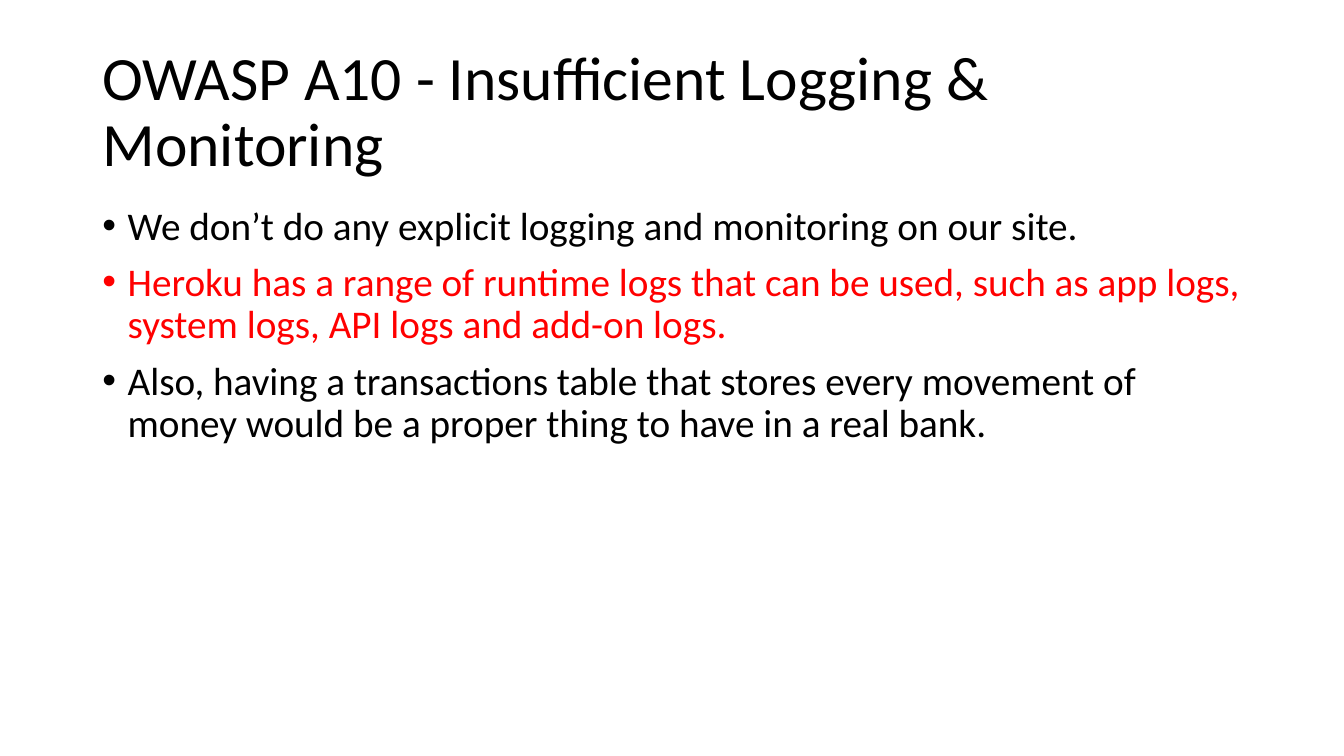
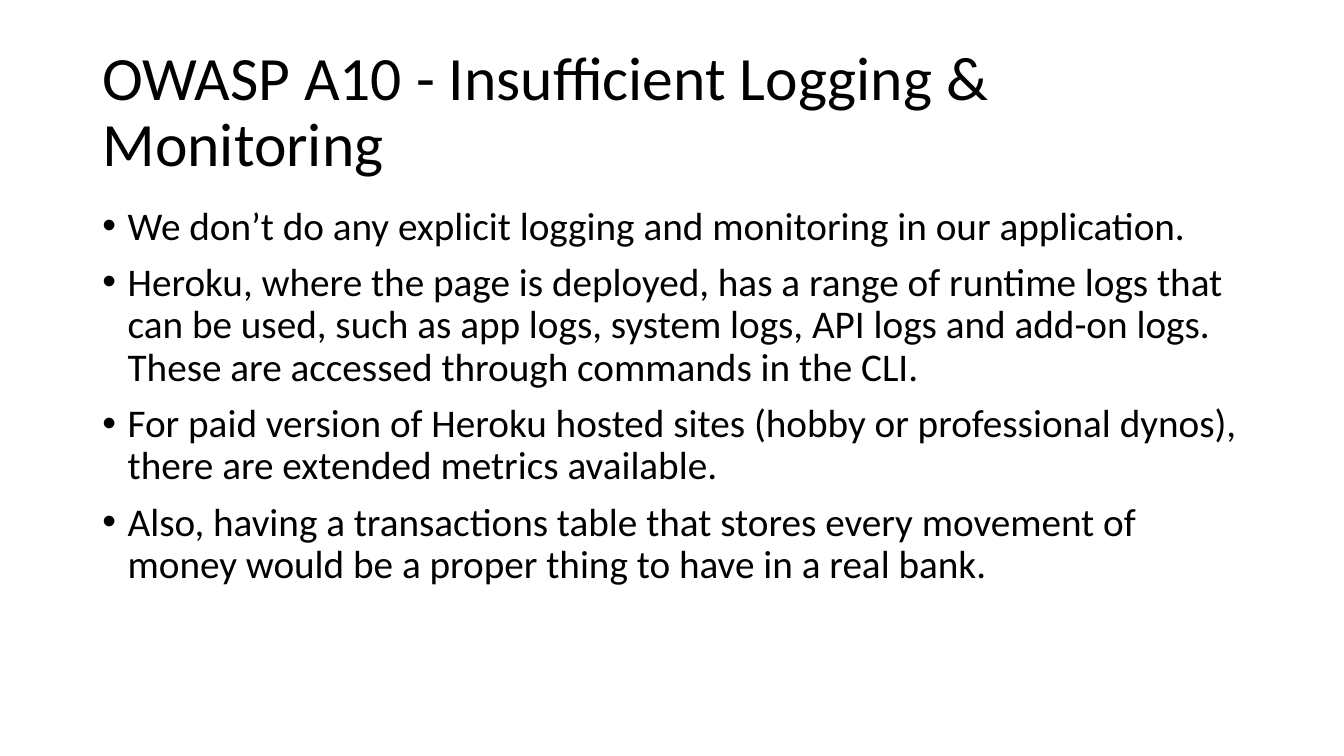
Before and after one commit to jkunnas58/dat250_netbank_fall_2020, a slide deck: slide 20 of Project_report_group_9.pptx. Drawn at 1344x756 pixels with LibreOffice and Linux fonts; fonts in the diff are those of the drawing. Boxes give left, top, right and bottom in pixels: in the first picture for what was removed or moved away, otherwise in the second. Text is boxed around its words. In the diff, an @@ line names an element or a change of style, - is before the commit and + after.

```diff
--- a/Project_report_group_9.pptx
+++ b/Project_report_group_9.pptx
@@ text at [128, 212, 1236, 480]: text changed; text colour #FF0000 to #000000 @@
-• We don’t do any explicit logging and monitoring on our site.
-• Heroku has a range of runtime logs that can be used, such as app logs, system logs, API logs and add-on logs.
+• We don’t do any explicit logging and monitoring in our application.
+• Heroku, where the page is deployed, has a range of runtime logs that can be used, such as app logs, system logs, API logs and add-on logs. These are accessed through commands in the CLI.
+• For paid version of Heroku hosted sites (hobby or professional dynos), there are extended metrics available.
```
Also in this commit, not shown: 12 other slides changed, 2 other files.
